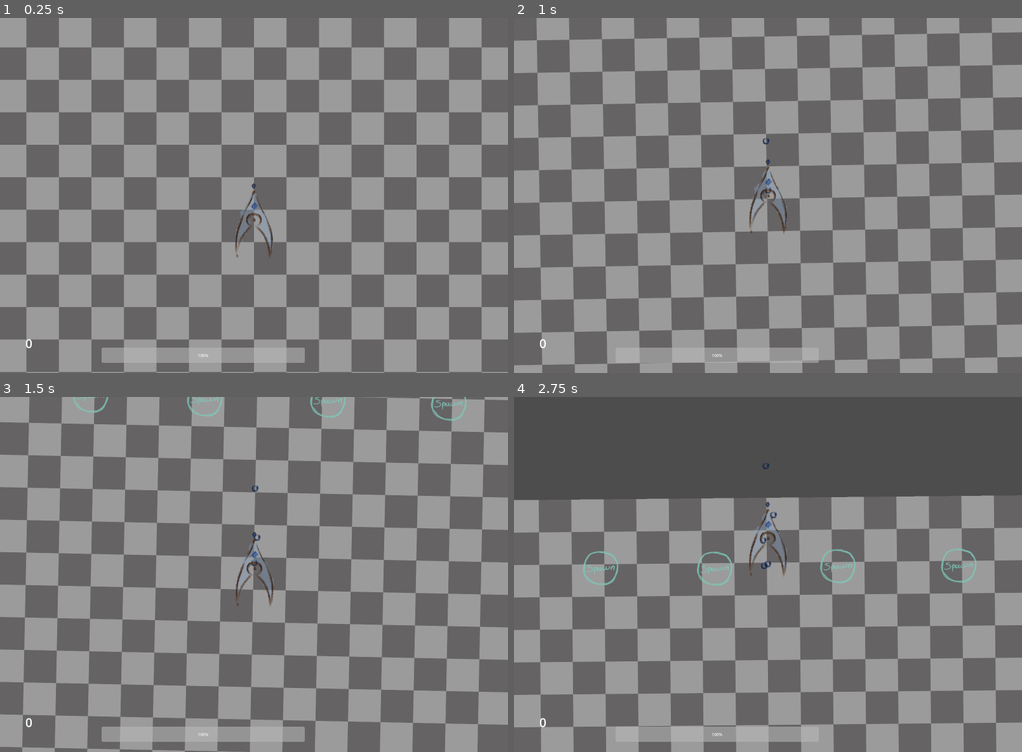
Above: before the commit, frames 1-4 (two rows, left to right).
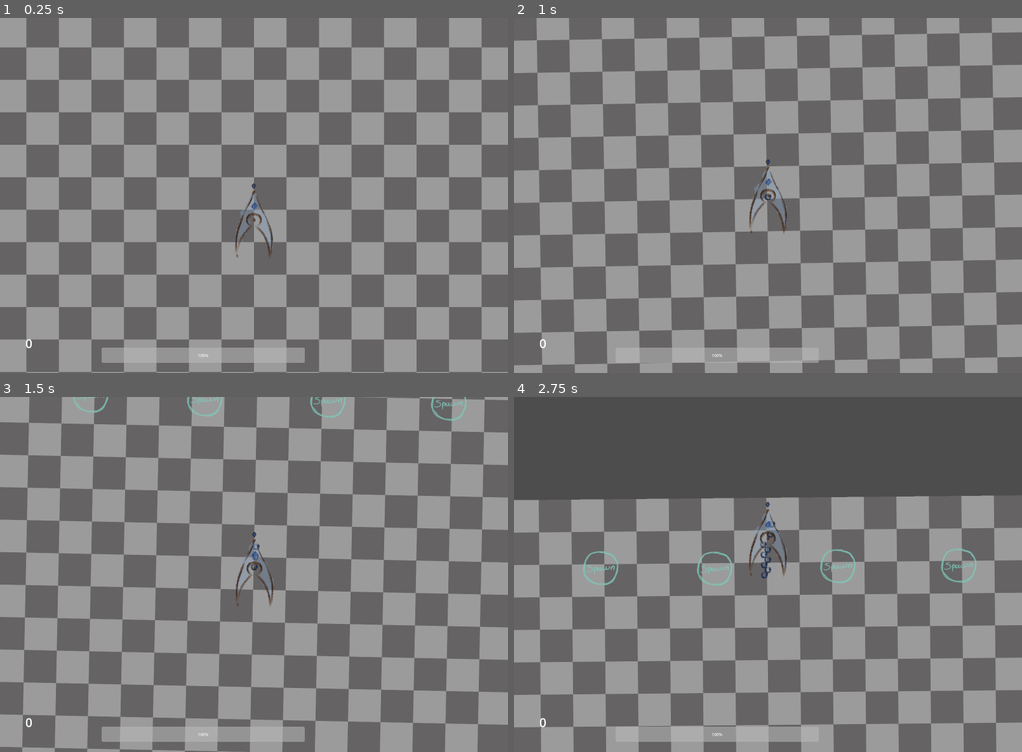
Above: after the commit, the same moments.

Repository: AustereTriceratops/BulletHellEngine
Game: Godot game, scene res://levels/test_levels/devLevel.tscn
The game is run twice, just before and just after one commit, with the same random seed, the same clock (stepped at 60 frames per second) and the same inputs.
Inputs (mouse positions are in pixels of both pictures, inside the frame that each line leads up to):
- Up to frame 1 (0.25 s): no input
- Up to frame 2 (1 s): tap Enter at 0.5 s; move the mouse to (793, 195) at 0.52 s; hold W (player_up) from 0.53 s (still down); hold Q (look_left) from 0.53 s (still down)
- Up to frame 3 (1.5 s): keep holding W (player_up); move the mouse to (228, 574) at 1.27 s; release Q (look_left) at 1.28 s; tap E (look_right) at 1.35 s
- Up to frame 4 (2.75 s): keep holding W (player_up); move the mouse to (778, 567) at 2.02 s; hold Shift (shift) from 2.03 s (still down)

Frame 1 is identical in both runs. In frame 2, less than 0.1% of the frame differs, in the area x 48-51%, y 33-52%; in frame 3, less than 0.1%; in frame 4, 0.2%, in the area x 48-52%, y 18-52%.

Commit message:
player hitflash and invulnerability after being hit

Diff:
--- a/enemies/Claustida.tscn
+++ b/enemies/Claustida.tscn
@@ -22,10 +22,22 @@
 tracks/0/type = "value"
 tracks/0/imported = false
 tracks/0/enabled = true
-tracks/0/path = NodePath("Sprite2D:material:shader_parameter/enabled")
+tracks/0/path = NodePath("Sprite:material:shader_parameter/enabled")
 tracks/0/interp = 1
 tracks/0/loop_wrap = true
 tracks/0/keys = {
+"times": PackedFloat32Array(0),
+"transitions": PackedFloat32Array(1),
+"update": 1,
+"values": [true]
+}
+tracks/1/type = "value"
+tracks/1/imported = false
+tracks/1/enabled = true
+tracks/1/path = NodePath("Sprite:material:shader_parameter/enabled")
+tracks/1/interp = 1
+tracks/1/loop_wrap = true
+tracks/1/keys = {
 "times": PackedFloat32Array(0),
 "transitions": PackedFloat32Array(1),
 "update": 1,
@@ -38,7 +50,7 @@
 tracks/0/type = "value"
 tracks/0/imported = false
 tracks/0/enabled = true
-tracks/0/path = NodePath("Sprite2D:material:shader_parameter/enabled")
+tracks/0/path = NodePath("Sprite:material:shader_parameter/enabled")
 tracks/0/interp = 1
 tracks/0/loop_wrap = true
 tracks/0/keys = {
@@ -65,7 +77,7 @@
 visible = false
 shape = SubResource("RectangleShape2D_x1x1h")
 
-[node name="Sprite2D" type="Sprite2D" parent="."]
+[node name="Sprite" type="Sprite2D" parent="."]
 material = SubResource("ShaderMaterial_5hldv")
 position = Vector2(-14, -7)
 rotation = 1.5708
--- a/enemies/follow_enemy.gd
+++ b/enemies/follow_enemy.gd
@@ -20,7 +20,6 @@
 @export var numBullets = 0
 @export var shotsPerPattern = 0
 
-@onready var hitFlash = $HitFlash
 @onready var mainNode = get_tree().get_root().get_node("Level")
 @onready var bulletsNode = get_tree().get_root().get_node('Level/Enemies/EnemyBullets')
 
@@ -41,7 +40,7 @@
 
 func damage(amt):
 	health -= amt
-	hitFlash.play('hit_flash')
+	$HitFlash.play('hit_flash')
 
 	if health <= 0:
 		mainNode.enemy_died(self)
--- a/player/Player.tscn
+++ b/player/Player.tscn
@@ -1,13 +1,56 @@
-[gd_scene load_steps=7 format=3 uid="uid://gnsp8mu4u6ch"]
+[gd_scene load_steps=12 format=3 uid="uid://gnsp8mu4u6ch"]
 
 [ext_resource type="Script" path="res://player/player.gd" id="1_xof36"]
 [ext_resource type="PackedScene" uid="uid://cmkw6tmryhrua" path="res://bullets/PlayerBullet.tscn" id="2_u5p1p"]
 [ext_resource type="Texture2D" uid="uid://bpslfxbw2hffk" path="res://assets/ship_2.png" id="3_al6pb"]
 [ext_resource type="Texture2D" uid="uid://bu65qstorxsgf" path="res://assets/laser.png" id="3_ca6mv"]
 [ext_resource type="PackedScene" uid="uid://dlqarjxe5lqhn" path="res://player/PlayerCamera.tscn" id="4_6fikn"]
+[ext_resource type="Shader" uid="uid://gpq4gjh1mypu" path="res://enemies/HitFlash.tres" id="4_avjhy"]
+
+[sub_resource type="ShaderMaterial" id="ShaderMaterial_eax24"]
+shader = ExtResource("4_avjhy")
+shader_parameter/enabled = true
+shader_parameter/flashColor = Color(0.980392, 0.968627, 0.839216, 1)
 
 [sub_resource type="CircleShape2D" id="CircleShape2D_kambq"]
 radius = 15.0
+
+[sub_resource type="Animation" id="Animation_6deen"]
+resource_name = "hit_flash"
+length = 0.1
+tracks/0/type = "value"
+tracks/0/imported = false
+tracks/0/enabled = true
+tracks/0/path = NodePath("Sprite:material:shader_parameter/enabled")
+tracks/0/interp = 1
+tracks/0/loop_wrap = true
+tracks/0/keys = {
+"times": PackedFloat32Array(0, 0.1),
+"transitions": PackedFloat32Array(1, 1),
+"update": 1,
+"values": [false, true]
+}
+
+[sub_resource type="Animation" id="Animation_vnq3p"]
+length = 0.001
+tracks/0/type = "value"
+tracks/0/imported = false
+tracks/0/enabled = true
+tracks/0/path = NodePath("Sprite:material:shader_parameter/enabled")
+tracks/0/interp = 1
+tracks/0/loop_wrap = true
+tracks/0/keys = {
+"times": PackedFloat32Array(0),
+"transitions": PackedFloat32Array(1),
+"update": 1,
+"values": [true]
+}
+
+[sub_resource type="AnimationLibrary" id="AnimationLibrary_2voxu"]
+_data = {
+"RESET": SubResource("Animation_vnq3p"),
+"hit_flash": SubResource("Animation_6deen")
+}
 
 [node name="Player" type="CharacterBody2D" groups=["player"]]
 collision_mask = 16
@@ -21,10 +64,10 @@
 texture = ExtResource("3_ca6mv")
 
 [node name="Sprite" type="Sprite2D" parent="."]
+material = SubResource("ShaderMaterial_eax24")
 texture = ExtResource("3_al6pb")
 
 [node name="BulletSpawnTimer" type="Timer" parent="."]
-wait_time = 0.3
 autostart = true
 
 [node name="Hitbox" type="Area2D" parent="."]
@@ -44,5 +87,13 @@
 collision_mask = 8
 collide_with_areas = true
 
+[node name="RecoveryTimer" type="Timer" parent="."]
+one_shot = true
+
+[node name="HitFlash" type="AnimationPlayer" parent="."]
+libraries = {
+"": SubResource("AnimationLibrary_2voxu")
+}
+
 [connection signal="timeout" from="BulletSpawnTimer" to="." method="_on_bullet_spawn_timer_timeout"]
 [connection signal="body_entered" from="Hitbox" to="." method="_on_hitbox_body_entered"]
--- a/player/player.gd
+++ b/player/player.gd
@@ -12,7 +12,8 @@
 var rotationSpeed = 0.03
 var invincible = false
 var hasLaser = false
-var bulletInterval = 0.5
+var bulletInterval = 0.2
+var recoveryTime = 0.4
 
 @onready var mainNode = get_tree().get_root().get_node('Level')
 @onready var bulletNode = get_tree().get_root().get_node("Level/PlayerBullets")
@@ -30,12 +31,16 @@
 
 
 func damage(amt):
-	health -= amt
-	health_changed.emit(health, -amt)
+	if $RecoveryTimer.time_left == 0 && !invincible:
+		$RecoveryTimer.start()
+		$HitFlash.play('hit_flash')
 
-	if health <= 0:
-		mainNode.player_died()
-		queue_free()
+		health -= amt
+		health_changed.emit(health, -amt)
+
+		if health <= 0:
+			mainNode.player_died()
+			queue_free()
 
 ### philosophy: all of a bullet's properties are conferred by the
 ### game object which spawns them (e.g. speed, damage, status effects)
@@ -67,7 +72,8 @@
 	motion_mode = MOTION_MODE_FLOATING
 
 	$PlayerCamera.update_rotation(rotation)
-	$BulletSpawnTimer.wait_time = bulletInterval
+	$BulletSpawnTimer.set_wait_time(bulletInterval)
+	$RecoveryTimer.set_wait_time(recoveryTime)
 
 	if hasLaser:
 		$LaserSprite.visible = true
@@ -148,9 +154,15 @@
 			$Sprite, 'rotation', 0.2, 0.3
 		).set_trans(Tween.TRANS_CUBIC).set_ease(Tween.EASE_OUT)
 
+
+# ========================
+# ====== RECIEVERS =======
+# ========================
+
+
 func _on_hitbox_body_entered(body):
 	if body.is_in_group("enemy_bullets"):
-		if !invincible: damage(body.damageAmt)
+		damage(body.damageAmt)
 
 		# spawn particles
 		var particles = body.particles.instantiate();
--- a/player/playerCamera.gd
+++ b/player/playerCamera.gd
@@ -19,7 +19,7 @@
 
 func player_damaged(_health_, amt):
 	if amt < 0:
-		trauma = -0.08*amt
+		trauma = 0.3*pow(-amt, 0.5)
 
 func shake():
 	var shakeDirection = Vector2(0, 1).rotated(randf_range(-PI, PI))
